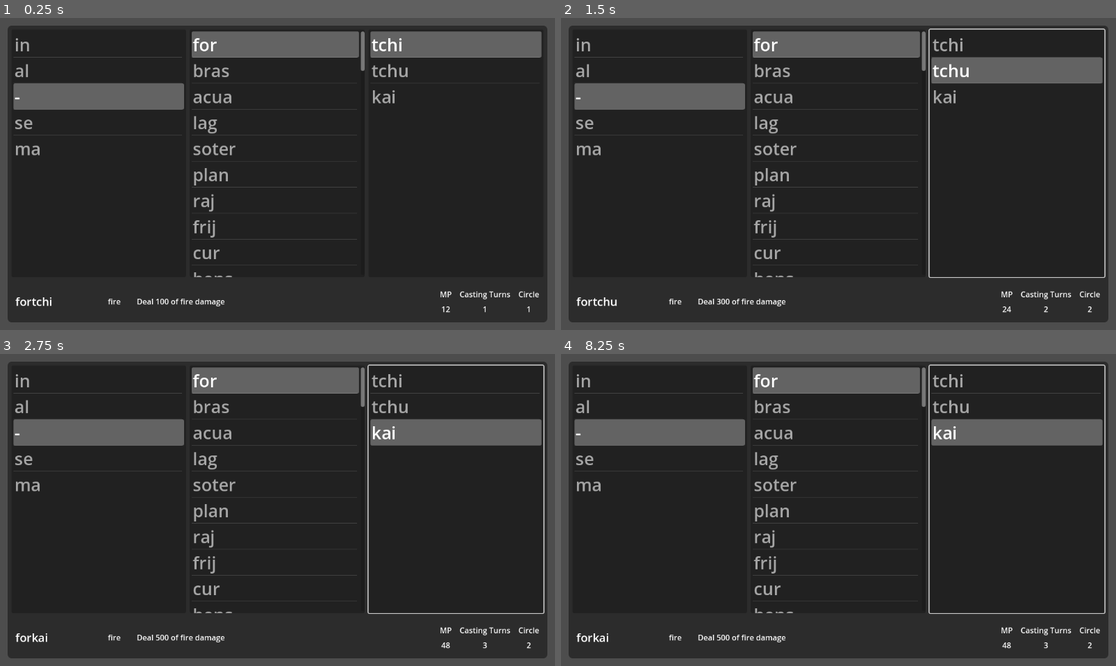
Above: before the commit, frames 1-4 (two rows, left to right).
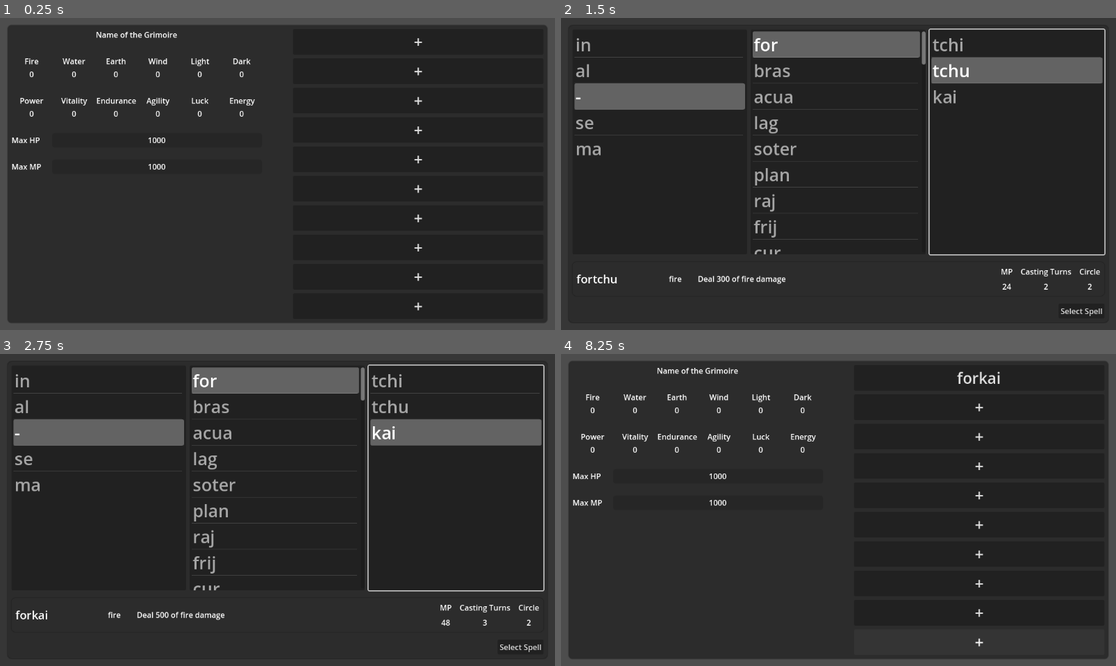
Above: after the commit, the same moments.

Repository: vhoyer/grimoire-researches
Game: Godot game, scene res://stages/_debug/grimoire/grimoires.tscn
Same seed, same stepped clock (60 frames per second), same inputs: the game is played once before the commit and once after it. Before the commit the project starts from res://stages/_debug/spell_select/spell_select.tscn.
Inputs (mouse positions are in pixels of both pictures, inside the frame that each line leads up to):
- Up to frame 1 (0.25 s): no input
- Up to frame 2 (1.5 s): click (977, 42) at 0.5 s, where only the run after the commit has a clickable "+"; click (977, 71) at 1.25 s, where only the run after the commit has a clickable "+"
- Up to frame 3 (2.75 s): click (416, 435) at 2 s, where only the run after the commit has a clickable "+"
- Up to frame 4 (8.25 s): click (977, 466) at 2.75 s, where only the run after the commit has a clickable "+"; click (977, 494) at 3.5 s, where only the run after the commit has a clickable "+"; click (977, 525) at 4.25 s, where only the run after the commit has a clickable "+"; click (977, 553) at 5 s, where only the run after the commit has a clickable "+"; click (977, 584) at 5.75 s, where only the run after the commit has a clickable "+"; click (977, 612) at 6.5 s, where only the run after the commit has a clickable "+"; click (977, 641) at 7.25 s, where only the run after the commit has a clickable "+"; click (1082, 647) at 8 s, where only the run after the commit has a clickable "Select Spell"

The runs differ from the first frame. In frame 1, 11% of the frame differs, in the area x 1-99%, y 2-98%; in frame 2, 2.5%; in frame 3, 2.5%; in frame 4, 12%.

Commit message:
✨ Add grimoire prototype

Diff:
--- a/assets/theme.tres
+++ b/assets/theme.tres
@@ -10,6 +10,8 @@
 corner_radius_top_right = 8
 corner_radius_bottom_right = 8
 corner_radius_bottom_left = 8
+shadow_color = Color(0, 0, 0, 0.258824)
+shadow_size = 2
 
 [sub_resource type="StyleBoxEmpty" id="StyleBoxEmpty_4e4o4"]
 content_margin_left = 16.0
--- a/project.godot
+++ b/project.godot
@@ -11,7 +11,7 @@
 [application]
 
 config/name="Grimore Researches"
-run/main_scene="res://stages/_debug/spell_select/spell_select.tscn"
+run/main_scene="res://stages/_debug/grimoire/grimoires.tscn"
 config/features=PackedStringArray("4.3", "GL Compatibility")
 config/icon="res://icon.svg"
 
--- /dev/null
+++ b/stages/_debug/grimoire/grimoires.tscn
@@ -0,0 +1,306 @@
+[gd_scene load_steps=2 format=3 uid="uid://n1056y7etnkk"]
+
+[ext_resource type="PackedScene" uid="uid://k8h78vpoebr5" path="res://stages/_debug/grimoire/spell_slot.tscn" id="1_br3ms"]
+
+[node name="Grimoires" type="CanvasLayer"]
+
+[node name="MarginContainer" type="MarginContainer" parent="."]
+anchors_preset = 15
+anchor_right = 1.0
+anchor_bottom = 1.0
+grow_horizontal = 2
+grow_vertical = 2
+theme_override_constants/margin_left = 16
+theme_override_constants/margin_top = 16
+theme_override_constants/margin_right = 16
+theme_override_constants/margin_bottom = 16
+
+[node name="Book" type="PanelContainer" parent="MarginContainer"]
+layout_mode = 2
+
+[node name="BookPages" type="HBoxContainer" parent="MarginContainer/Book"]
+layout_mode = 2
+theme_override_constants/separation = 64
+
+[node name="PageLeft" type="VBoxContainer" parent="MarginContainer/Book/BookPages"]
+layout_mode = 2
+size_flags_horizontal = 3
+theme_override_constants/separation = 32
+
+[node name="Name" type="Label" parent="MarginContainer/Book/BookPages/PageLeft"]
+layout_mode = 2
+text = "Name of the Grimoire"
+horizontal_alignment = 1
+
+[node name="Affinities" type="GridContainer" parent="MarginContainer/Book/BookPages/PageLeft"]
+layout_mode = 2
+columns = 6
+
+[node name="Fire" type="Label" parent="MarginContainer/Book/BookPages/PageLeft/Affinities"]
+layout_mode = 2
+size_flags_horizontal = 3
+text = "Fire"
+horizontal_alignment = 1
+
+[node name="Water" type="Label" parent="MarginContainer/Book/BookPages/PageLeft/Affinities"]
+layout_mode = 2
+size_flags_horizontal = 3
+text = "Water"
+horizontal_alignment = 1
+
+[node name="Earth" type="Label" parent="MarginContainer/Book/BookPages/PageLeft/Affinities"]
+layout_mode = 2
+size_flags_horizontal = 3
+text = "Earth"
+horizontal_alignment = 1
+
+[node name="Wind" type="Label" parent="MarginContainer/Book/BookPages/PageLeft/Affinities"]
+layout_mode = 2
+size_flags_horizontal = 3
+text = "Wind"
+horizontal_alignment = 1
+
+[node name="Light" type="Label" parent="MarginContainer/Book/BookPages/PageLeft/Affinities"]
+layout_mode = 2
+size_flags_horizontal = 3
+text = "Light"
+horizontal_alignment = 1
+
+[node name="Dark" type="Label" parent="MarginContainer/Book/BookPages/PageLeft/Affinities"]
+layout_mode = 2
+size_flags_horizontal = 3
+text = "Dark"
+horizontal_alignment = 1
+
+[node name="FireAffinity" type="Label" parent="MarginContainer/Book/BookPages/PageLeft/Affinities"]
+unique_name_in_owner = true
+layout_mode = 2
+size_flags_horizontal = 3
+text = "0"
+horizontal_alignment = 1
+
+[node name="WaterAffinity" type="Label" parent="MarginContainer/Book/BookPages/PageLeft/Affinities"]
+unique_name_in_owner = true
+layout_mode = 2
+size_flags_horizontal = 3
+text = "0"
+horizontal_alignment = 1
+
+[node name="EarthAffinity" type="Label" parent="MarginContainer/Book/BookPages/PageLeft/Affinities"]
+unique_name_in_owner = true
+layout_mode = 2
+size_flags_horizontal = 3
+text = "0"
+horizontal_alignment = 1
+
+[node name="WindAffinity" type="Label" parent="MarginContainer/Book/BookPages/PageLeft/Affinities"]
+unique_name_in_owner = true
+layout_mode = 2
+size_flags_horizontal = 3
+text = "0"
+horizontal_alignment = 1
+
+[node name="LightAffinity" type="Label" parent="MarginContainer/Book/BookPages/PageLeft/Affinities"]
+unique_name_in_owner = true
+layout_mode = 2
+size_flags_horizontal = 3
+text = "0"
+horizontal_alignment = 1
+
+[node name="DarkAffinity" type="Label" parent="MarginContainer/Book/BookPages/PageLeft/Affinities"]
+unique_name_in_owner = true
+layout_mode = 2
+size_flags_horizontal = 3
+text = "0"
+horizontal_alignment = 1
+
+[node name="Stats" type="GridContainer" parent="MarginContainer/Book/BookPages/PageLeft"]
+layout_mode = 2
+columns = 6
+
+[node name="PowerLabel" type="Label" parent="MarginContainer/Book/BookPages/PageLeft/Stats"]
+layout_mode = 2
+size_flags_horizontal = 3
+text = "Power
+"
+horizontal_alignment = 1
+
+[node name="VitalityLabel" type="Label" parent="MarginContainer/Book/BookPages/PageLeft/Stats"]
+layout_mode = 2
+size_flags_horizontal = 3
+text = "Vitality"
+horizontal_alignment = 1
+
+[node name="EnduranceLabel" type="Label" parent="MarginContainer/Book/BookPages/PageLeft/Stats"]
+layout_mode = 2
+size_flags_horizontal = 3
+text = "Endurance
+"
+horizontal_alignment = 1
+
+[node name="AgilityLabel" type="Label" parent="MarginContainer/Book/BookPages/PageLeft/Stats"]
+layout_mode = 2
+size_flags_horizontal = 3
+text = "Agility"
+horizontal_alignment = 1
+
+[node name="LuckLabel" type="Label" parent="MarginContainer/Book/BookPages/PageLeft/Stats"]
+layout_mode = 2
+size_flags_horizontal = 3
+text = "Luck"
+horizontal_alignment = 1
+
+[node name="EnergyLabel" type="Label" parent="MarginContainer/Book/BookPages/PageLeft/Stats"]
+layout_mode = 2
+size_flags_horizontal = 3
+text = "Energy"
+horizontal_alignment = 1
+
+[node name="Power" type="Label" parent="MarginContainer/Book/BookPages/PageLeft/Stats"]
+unique_name_in_owner = true
+layout_mode = 2
+size_flags_horizontal = 3
+text = "0"
+horizontal_alignment = 1
+
+[node name="Vitality" type="Label" parent="MarginContainer/Book/BookPages/PageLeft/Stats"]
+unique_name_in_owner = true
+layout_mode = 2
+size_flags_horizontal = 3
+text = "0"
+horizontal_alignment = 1
+
+[node name="Endurance" type="Label" parent="MarginContainer/Book/BookPages/PageLeft/Stats"]
+unique_name_in_owner = true
+layout_mode = 2
+size_flags_horizontal = 3
+text = "0"
+horizontal_alignment = 1
+
+[node name="Agility" type="Label" parent="MarginContainer/Book/BookPages/PageLeft/Stats"]
+unique_name_in_owner = true
+layout_mode = 2
+size_flags_horizontal = 3
+text = "0"
+horizontal_alignment = 1
+
+[node name="Luck" type="Label" parent="MarginContainer/Book/BookPages/PageLeft/Stats"]
+unique_name_in_owner = true
+layout_mode = 2
+size_flags_horizontal = 3
+text = "0"
+horizontal_alignment = 1
+
+[node name="Energy" type="Label" parent="MarginContainer/Book/BookPages/PageLeft/Stats"]
+unique_name_in_owner = true
+layout_mode = 2
+size_flags_horizontal = 3
+text = "0"
+horizontal_alignment = 1
+
+[node name="HPBar" type="HBoxContainer" parent="MarginContainer/Book/BookPages/PageLeft"]
+layout_mode = 2
+
+[node name="HP" type="Label" parent="MarginContainer/Book/BookPages/PageLeft/HPBar"]
+custom_minimum_size = Vector2(80, 0)
+layout_mode = 2
+text = "Max HP"
+
+[node name="Control" type="Control" parent="MarginContainer/Book/BookPages/PageLeft/HPBar"]
+layout_mode = 2
+size_flags_horizontal = 3
+
+[node name="ProgressBar" type="ProgressBar" parent="MarginContainer/Book/BookPages/PageLeft/HPBar/Control"]
+custom_minimum_size = Vector2(0, 30)
+layout_mode = 1
+anchors_preset = 15
+anchor_right = 1.0
+anchor_bottom = 1.0
+grow_horizontal = 2
+grow_vertical = 2
+size_flags_horizontal = 3
+show_percentage = false
+
+[node name="CenterContainer" type="CenterContainer" parent="MarginContainer/Book/BookPages/PageLeft/HPBar/Control"]
+layout_mode = 1
+anchors_preset = 15
+anchor_right = 1.0
+anchor_bottom = 1.0
+grow_horizontal = 2
+grow_vertical = 2
+
+[node name="HP" type="Label" parent="MarginContainer/Book/BookPages/PageLeft/HPBar/Control/CenterContainer"]
+unique_name_in_owner = true
+layout_mode = 2
+text = "1000"
+
+[node name="MPBar" type="HBoxContainer" parent="MarginContainer/Book/BookPages/PageLeft"]
+layout_mode = 2
+
+[node name="MP" type="Label" parent="MarginContainer/Book/BookPages/PageLeft/MPBar"]
+custom_minimum_size = Vector2(80, 0)
+layout_mode = 2
+text = "Max MP
+"
+
+[node name="Control" type="Control" parent="MarginContainer/Book/BookPages/PageLeft/MPBar"]
+layout_mode = 2
+size_flags_horizontal = 3
+
+[node name="ProgressBar" type="ProgressBar" parent="MarginContainer/Book/BookPages/PageLeft/MPBar/Control"]
+custom_minimum_size = Vector2(0, 30)
+layout_mode = 1
+anchors_preset = 15
+anchor_right = 1.0
+anchor_bottom = 1.0
+grow_horizontal = 2
+grow_vertical = 2
+size_flags_horizontal = 3
+show_percentage = false
+
+[node name="CenterContainer" type="CenterContainer" parent="MarginContainer/Book/BookPages/PageLeft/MPBar/Control"]
+layout_mode = 1
+anchors_preset = 15
+anchor_right = 1.0
+anchor_bottom = 1.0
+grow_horizontal = 2
+grow_vertical = 2
+
+[node name="MP" type="Label" parent="MarginContainer/Book/BookPages/PageLeft/MPBar/Control/CenterContainer"]
+unique_name_in_owner = true
+layout_mode = 2
+text = "1000"
+
+[node name="PageRight" type="VBoxContainer" parent="MarginContainer/Book/BookPages"]
+layout_mode = 2
+size_flags_horizontal = 3
+
+[node name="SpellSlot1" parent="MarginContainer/Book/BookPages/PageRight" instance=ExtResource("1_br3ms")]
+layout_mode = 2
+
+[node name="SpellSlot2" parent="MarginContainer/Book/BookPages/PageRight" instance=ExtResource("1_br3ms")]
+layout_mode = 2
+
+[node name="SpellSlot3" parent="MarginContainer/Book/BookPages/PageRight" instance=ExtResource("1_br3ms")]
+layout_mode = 2
+
+[node name="SpellSlot4" parent="MarginContainer/Book/BookPages/PageRight" instance=ExtResource("1_br3ms")]
+layout_mode = 2
+
+[node name="SpellSlot5" parent="MarginContainer/Book/BookPages/PageRight" instance=ExtResource("1_br3ms")]
+layout_mode = 2
+
+[node name="SpellSlot6" parent="MarginContainer/Book/BookPages/PageRight" instance=ExtResource("1_br3ms")]
+layout_mode = 2
+
+[node name="SpellSlot7" parent="MarginContainer/Book/BookPages/PageRight" instance=ExtResource("1_br3ms")]
+layout_mode = 2
+
+[node name="SpellSlot8" parent="MarginContainer/Book/BookPages/PageRight" instance=ExtResource("1_br3ms")]
+layout_mode = 2
+
+[node name="SpellSlot9" parent="MarginContainer/Book/BookPages/PageRight" instance=ExtResource("1_br3ms")]
+layout_mode = 2
+
+[node name="SpellSlot10" parent="MarginContainer/Book/BookPages/PageRight" instance=ExtResource("1_br3ms")]
+layout_mode = 2
--- /dev/null
+++ b/stages/_debug/grimoire/spell_slot.gd
@@ -0,0 +1,21 @@
+extends Button
+
+@export var SpellSelectionScene: PackedScene;
+var spell_select;
+var spell: Spell:
+	set(value):
+		if value == null:
+			self.text = '+'
+			return
+		self.text = value.name
+		spell = value
+
+func _on_button_down() -> void:
+	spell_select = SpellSelectionScene.instantiate()
+	get_tree().root.add_child(spell_select)
+	spell_select.connect('spell_selected', _on_spell_selected);
+
+func _on_spell_selected(spell: Spell) -> void:
+	self.spell = spell;
+	get_tree().root.remove_child(spell_select)
+	pass
--- /dev/null
+++ b/stages/_debug/grimoire/spell_slot.tscn
@@ -0,0 +1,14 @@
+[gd_scene load_steps=3 format=3 uid="uid://k8h78vpoebr5"]
+
+[ext_resource type="Script" path="res://stages/_debug/grimoire/spell_slot.gd" id="1_6m6rt"]
+[ext_resource type="PackedScene" uid="uid://c4err8c6jno10" path="res://stages/_debug/spell_select/spell_select.tscn" id="2_41hp8"]
+
+[node name="SpellSlot" type="Button"]
+offset_right = 600.0
+offset_bottom = 53.0
+theme_override_font_sizes/font_size = 32
+text = "+"
+script = ExtResource("1_6m6rt")
+SpellSelectionScene = ExtResource("2_41hp8")
+
+[connection signal="button_down" from="." to="." method="_on_button_down"]
--- a/stages/_debug/spell_select/spell_select.gd
+++ b/stages/_debug/spell_select/spell_select.gd
@@ -5,6 +5,8 @@
 @onready var prefixes: ItemList = %Prefixes
 @onready var radixes: ItemList = %Radixes
 @onready var postfixes: ItemList = %Postfixes
+
+signal spell_selected;
 
 var pre: = SpellPrepostfix.new():
 	set(value):
@@ -14,7 +16,12 @@
 	set(value):
 		post = value
 		spell = spell
-var spell: = Spell.new() :
+var radix: = Spell.new():
+	set(value):
+		radix = value
+		spell = spell
+
+var spell: = Spell.new():
 	set(value):
 		spell = value.duplicate(true);
 		spell.pre = pre;
@@ -38,3 +45,7 @@
 
 func _on_postfixes_item_selected(index: int) -> void:
 	post = spell_list.postfixes[index];
+
+func _on_select_spell_button_down() -> void:
+	spell_selected.emit(spell)
+	pass # Replace with function body.
--- a/stages/_debug/spell_select/spell_select.tscn
+++ b/stages/_debug/spell_select/spell_select.tscn
@@ -1,11 +1,22 @@
-[gd_scene load_steps=4 format=3 uid="uid://c4err8c6jno10"]
+[gd_scene load_steps=5 format=3 uid="uid://c4err8c6jno10"]
 
 [ext_resource type="Script" path="res://stages/_debug/spell_select/spell_spinselector.gd" id="1_f4tn8"]
 [ext_resource type="Script" path="res://stages/_debug/spell_select/spell_select.gd" id="1_udffm"]
 [ext_resource type="PackedScene" uid="uid://dai1di82aw08k" path="res://stages/_debug/spell_display/spell_display.tscn" id="3_oahyn"]
 
+[sub_resource type="StyleBoxFlat" id="StyleBoxFlat_okk2l"]
+bg_color = Color(0.172549, 0.172549, 0.172549, 0.690196)
+
 [node name="SpellSelect" type="CanvasLayer"]
 script = ExtResource("1_udffm")
+
+[node name="Panel" type="Panel" parent="."]
+anchors_preset = 15
+anchor_right = 1.0
+anchor_bottom = 1.0
+grow_horizontal = 2
+grow_vertical = 2
+theme_override_styles/panel = SubResource("StyleBoxFlat_okk2l")
 
 [node name="MarginContainer" type="MarginContainer" parent="."]
 anchors_preset = 15
@@ -129,6 +140,15 @@
 [node name="SpellDisplay" parent="MarginContainer/PanelContainer/VBoxContainer" instance=ExtResource("3_oahyn")]
 layout_mode = 2
 
+[node name="HBoxContainer" type="HBoxContainer" parent="MarginContainer/PanelContainer/VBoxContainer"]
+layout_mode = 2
+alignment = 2
+
+[node name="SelectSpell" type="Button" parent="MarginContainer/PanelContainer/VBoxContainer/HBoxContainer"]
+layout_mode = 2
+text = "Select Spell"
+
 [connection signal="item_selected" from="MarginContainer/PanelContainer/VBoxContainer/spell_spinselector/Prefixes" to="." method="_on_prefixes_item_selected"]
 [connection signal="item_selected" from="MarginContainer/PanelContainer/VBoxContainer/spell_spinselector/Radixes" to="." method="_on_radixes_item_selected"]
 [connection signal="item_selected" from="MarginContainer/PanelContainer/VBoxContainer/spell_spinselector/Postfixes" to="." method="_on_postfixes_item_selected"]
+[connection signal="button_down" from="MarginContainer/PanelContainer/VBoxContainer/HBoxContainer/SelectSpell" to="." method="_on_select_spell_button_down"]
